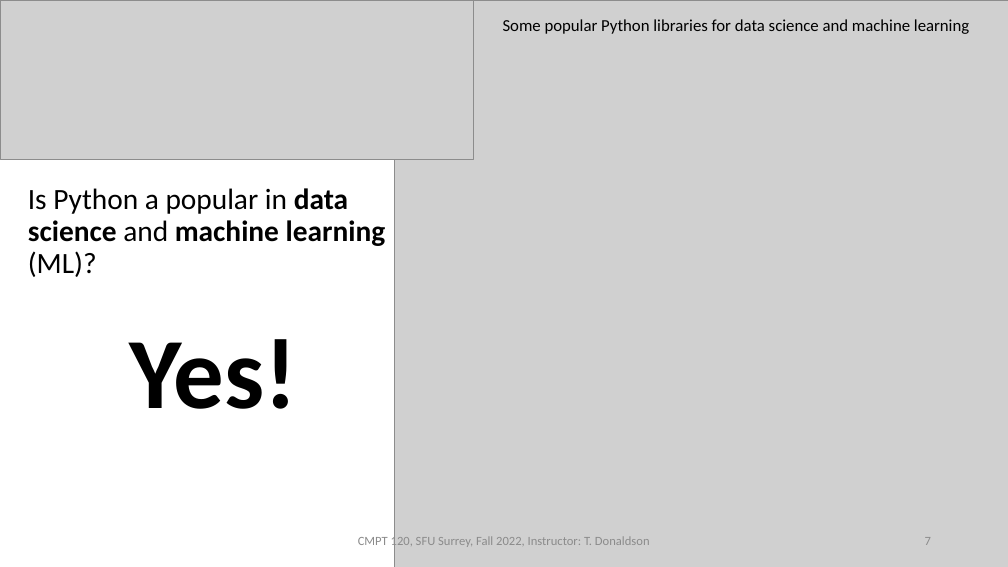
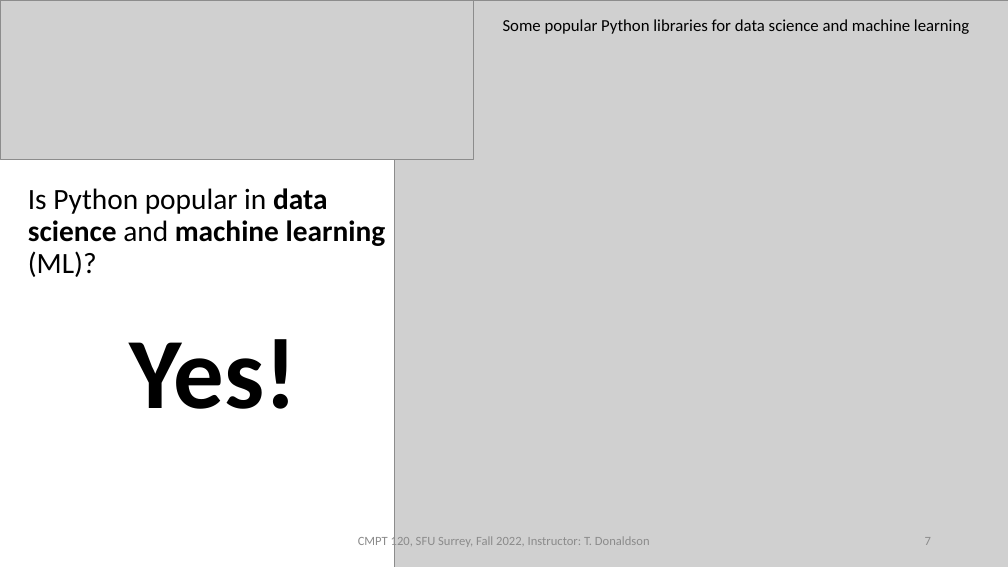
Before and after one commit to tjd1234/cmpt120fall2022, a slide deck: slide 7 of lectures/lecture1/lecture1.pptx. Drawn at 1008x567 pixels with LibreOffice and Linux fonts; fonts in the diff are those of the drawing; grey boxes stand for pictures. Boxes give left, top, right and bottom in pixels: in the first picture for what was removed or moved away, otherwise in the second. Text is boxed around its words. In the diff, an @@ line names an element or a change of style, - is before the commit and + after.

```diff
--- a/lectures/lecture1/lecture1.pptx
+++ b/lectures/lecture1/lecture1.pptx
@@ text at bbox=[28, 188, 386, 277]: text changed; bold on @@
-Is Python a popular in data science and machine learning (ML)?
+Is Python popular in data science and machine learning (ML)?
```
Also in this commit, not shown: 2 other slides changed, 9 other files.
